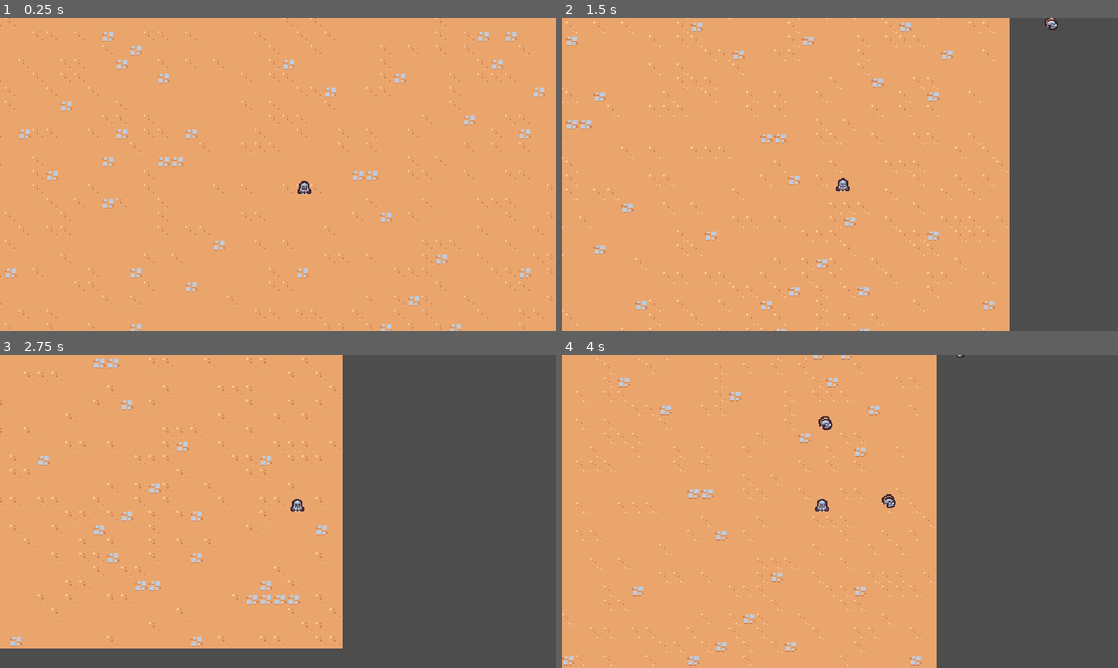
Above: before the commit, frames 1-4 (two rows, left to right).
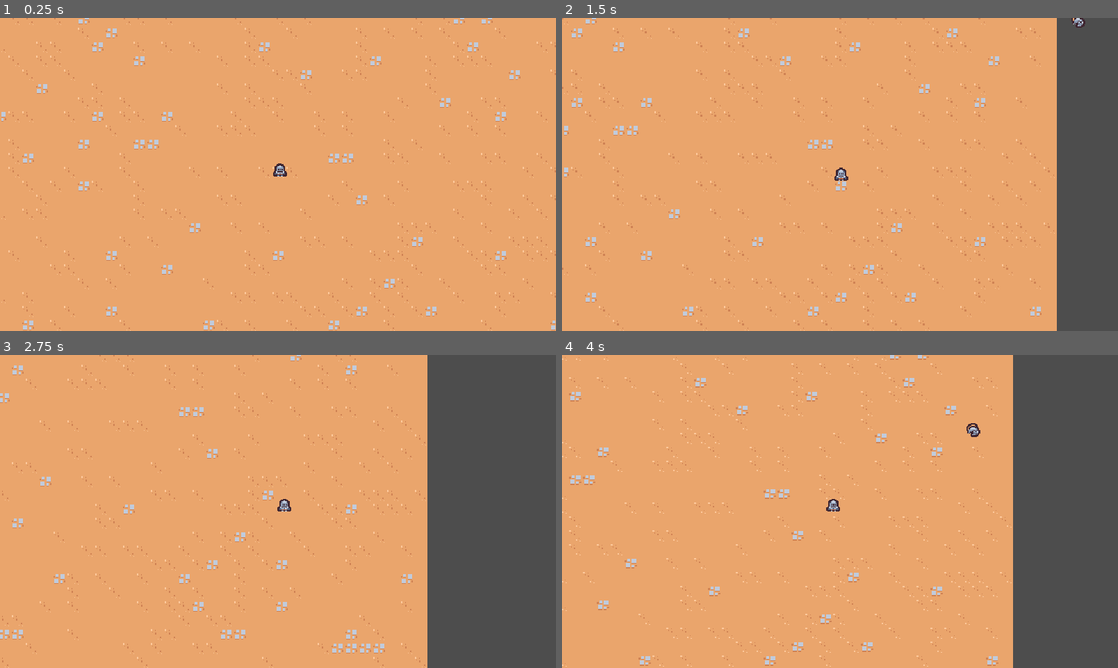
Above: after the commit, the same moments.

Repository: rafariossaa/godot_2d_survival_tutorial
Game: Godot game, scene res://scenes/main/main.tscn
Same seed, same stepped clock (60 frames per second), same inputs: the game is played once before the commit and once after it.
Inputs:
- Up to frame 1 (0.25 s): no input
- Up to frame 2 (1.5 s): hold Right (move_right) 0.53-1.28 s; hold Down (move_down) from 1.28 s (still down)
- Up to frame 3 (2.75 s): release Down (move_down) at 2.03 s; hold Right (move_right) from 2.03 s (still down)
- Up to frame 4 (4 s): release Right (move_right) at 2.78 s; hold Up (move_up) 2.78-3.53 s; hold Left (move_left) from 3.53 s (still down)

The runs differ from the first frame. In frame 1, 5.1% of the frame differs, in the area x 0-100%, y 0-100%; in frame 2, 13%; in frame 3, 22%, in the area x 0-77%, y 0-100%; in frame 4, 17%.

Commit message:
Lesson 14- Improving Game Feel

Diff:
--- a/assets/game_camera/game_camera.gd
+++ b/assets/game_camera/game_camera.gd
@@ -9,7 +9,7 @@
 # Called every frame. 'delta' is the elapsed time since the previous frame.
 func _process(delta):
 	acquire_target()
-	global_position = global_position.lerp(target_position, 1.0 - exp(-delta * 10))
+	global_position = global_position.lerp(target_position, 1.0 - exp(-delta * 20))
 
 func acquire_target():
 	var player_nodes = get_tree().get_nodes_in_group("player")
--- a/project.godot
+++ b/project.godot
@@ -55,6 +55,7 @@
 2d_physics/layer_1="Terrain"
 2d_physics/layer_2="Player"
 2d_physics/layer_3="Enemie"
+2d_physics/layer_4="EnemyCollision"
 
 [rendering]
 
--- a/scenes/basic_enemy/basic_enemy.gd
+++ b/scenes/basic_enemy/basic_enemy.gd
@@ -1,6 +1,6 @@
 extends CharacterBody2D
 
-const MAX_SPEED = 75
+const MAX_SPEED = 40
 
 # Called when the node enters the scene tree for the first time.
 func _ready():
--- a/scenes/basic_enemy/basic_enemy.tscn
+++ b/scenes/basic_enemy/basic_enemy.tscn
@@ -10,7 +10,9 @@
 radius = 5.0
 
 [node name="BasicEnemy" type="CharacterBody2D" groups=["enemy"]]
-collision_layer = 0
+collision_layer = 8
+collision_mask = 9
+motion_mode = 1
 script = ExtResource("1_4ivcd")
 
 [node name="Area2D" type="Area2D" parent="."]
--- a/scenes/player/player.gd
+++ b/scenes/player/player.gd
@@ -1,16 +1,21 @@
 extends CharacterBody2D
 
-const MAX_SPEED = 200
+const MAX_SPEED = 125
+const ACCELERATION_SMOOTHING = 25
+
+
 # Called when the node enters the scene tree for the first time.
 func _ready():
 	pass # Replace with function body.
 
+
 # Called every frame. 'delta' is the elapsed time since the previous frame.
-func _process(_delta):
+func _process(delta):
 	var movement_vector = get_movement_vector()
 	var direction = movement_vector.normalized()
+	var target_velocity = direction * MAX_SPEED
 
-	velocity = direction * MAX_SPEED
+	velocity = velocity.lerp(target_velocity, 1 - exp (-delta * ACCELERATION_SMOOTHING))
 	move_and_slide()
 
 
--- a/scenes/player/player.tscn
+++ b/scenes/player/player.tscn
@@ -9,6 +9,7 @@
 
 [node name="Player" type="CharacterBody2D" groups=["player"]]
 collision_layer = 0
+motion_mode = 1
 script = ExtResource("1_bnnwf")
 
 [node name="AbilityManager" type="Node" parent="."]
